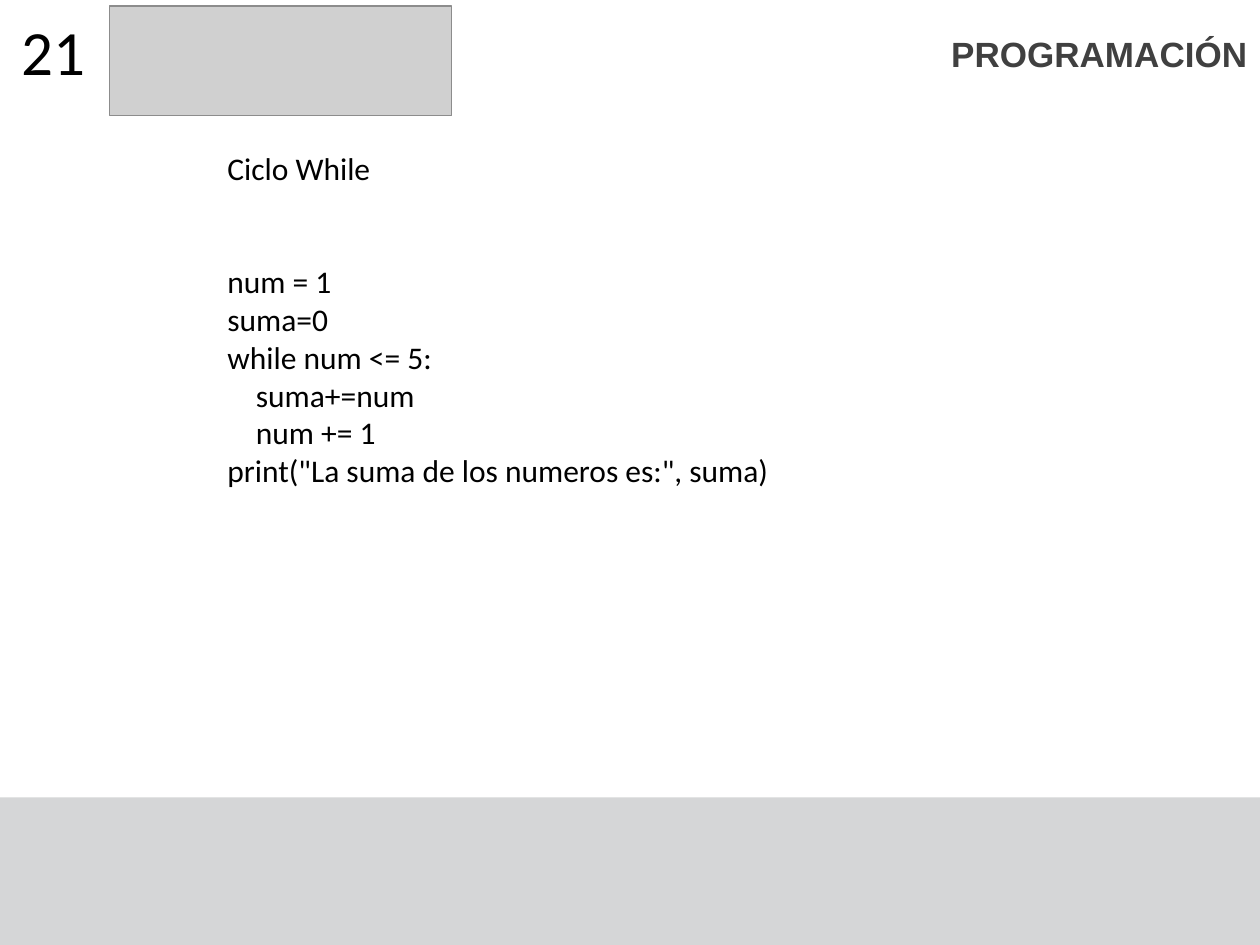
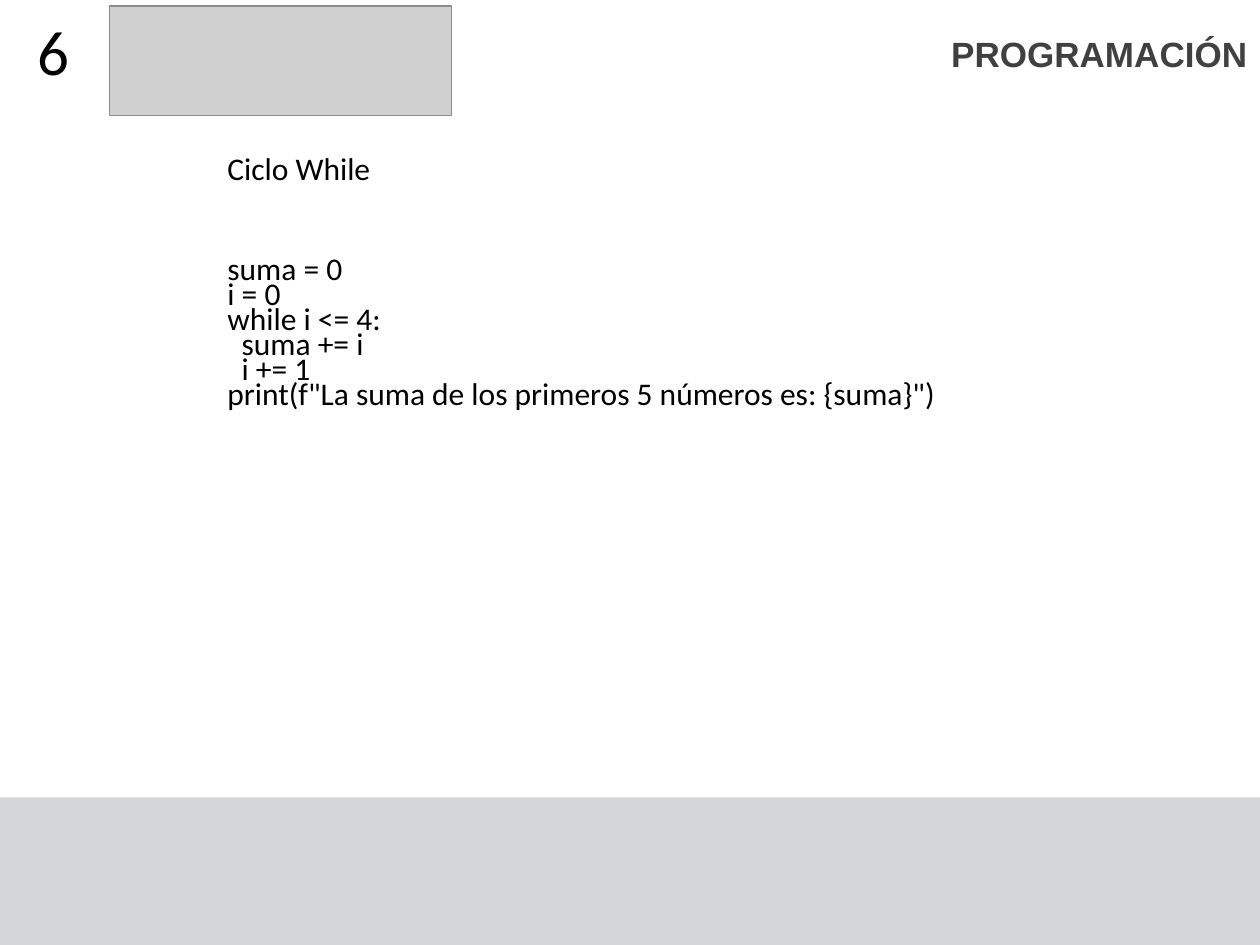
Before and after one commit to F4bian1012/Intro_Programacion, a slide deck: slide 6 of Sesion_10/Condicionales y ciclos.pptx (slide 27 before the commit). Drawn at 1260x945 pixels with LibreOffice and Linux fonts; fonts in the diff are those of the drawing; grey boxes stand for pictures. Boxes give left, top, right and bottom in pixels: in the first picture for what was removed or moved away, otherwise in the second. Text is boxed around its words. In the diff, an @@ line names an element or a change of style, - is before the commit and + after.

```diff
--- a/Sesion_10/Condicionales y ciclos.pptx
+++ b/Sesion_10/Condicionales y ciclos.pptx
@@ title at box(38, 32, 70, 76): text changed @@
-21
+6
@@ text at box(227, 259, 935, 410): text changed @@
-num = 1
-suma=0
-while num <= 5:
-suma+=num
-num += 1
-print("La suma de los numeros es:", suma)
+suma = 0
+i = 0
+while i <= 4:
+suma += i
+i += 1
+print(f"La suma de los primeros 5 números es: {suma}")
```
Also in this commit, not shown: 4 other slides changed, 1 slide added, 22 slides removed, 9 other files.
